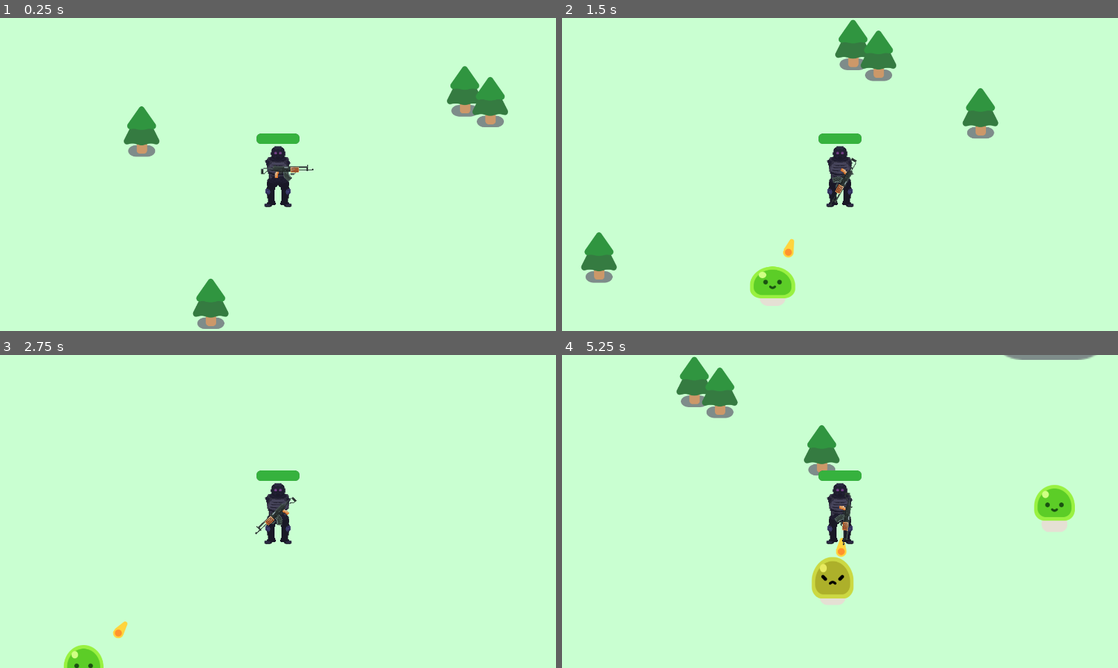
Above: before the commit, frames 1-4 (two rows, left to right).
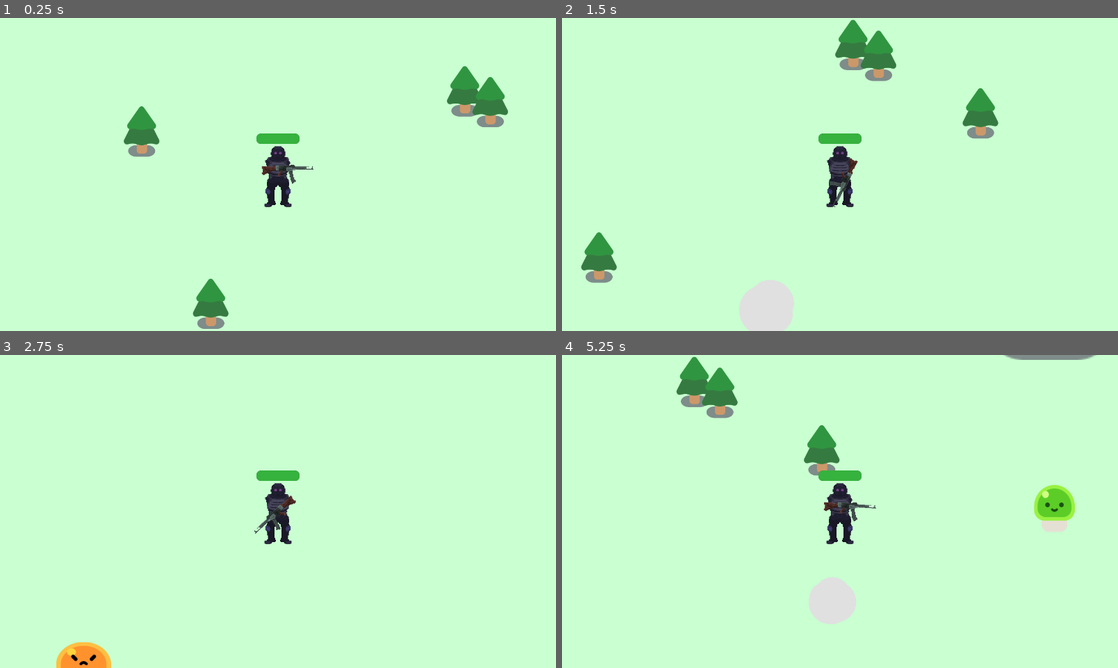
Above: after the commit, the same moments.

Repository: RuhlMirko/godot-learning
Game: Godot game, scene res://survivors_game.tscn
Two runs of this game, one before a commit and one after it. Both use one fixed random seed, a clock stepped at 60 frames per second and the inputs below.
Inputs:
- Up to frame 1 (0.25 s): no input
- Up to frame 2 (1.5 s): tap Enter at 0.5 s; hold D (move_right) 0.53-1.28 s; hold S (move_down) from 1.28 s (still down)
- Up to frame 3 (2.75 s): release S (move_down) at 2.03 s; hold D (move_right) from 2.03 s (still down)
- Up to frame 4 (5.25 s): release D (move_right) at 2.78 s; hold W (move_up) 2.78-3.53 s; hold A (move_left) 3.53-5.03 s; hold S (move_down) from 5.03 s (still down)

The runs differ from the first frame. In frame 1, 0.2% of the frame differs, in the area x 46-57%, y 46-53%; in frame 2, 1.9%, in the area x 31-54%, y 44-100%; in frame 3, 1.0%; in frame 4, 1.7%.

Commit message:
Added more sprites

Diff:
--- a/2d-project-assets/ak47.tscn
+++ b/2d-project-assets/ak47.tscn
@@ -1,7 +1,7 @@
 [gd_scene format=3 uid="uid://cgplb1rt215oy"]
 
 [ext_resource type="Script" uid="uid://bpyfw0mh6bsnv" path="res://gun.gd" id="1_cqh1c"]
-[ext_resource type="Texture2D" uid="uid://th5uwp0hnn5n" path="res://pistol/Galil.png" id="2_cqh1c"]
+[ext_resource type="Texture2D" uid="uid://bwxiv4rg6li2x" path="res://stg-44.png" id="2_cqh1c"]
 
 [sub_resource type="CircleShape2D" id="CircleShape2D_dk5gl"]
 radius = 586.14417
@@ -25,7 +25,7 @@
 
 [node name="ShootingPoint" type="Marker2D" parent="WeaponPivot/Pistol" unique_id=519952455]
 unique_name_in_owner = true
-position = Vector2(15, -3.5)
+position = Vector2(27.5, -3.5)
 
 [node name="Timer" type="Timer" parent="." unique_id=851931536]
 wait_time = 0.3
--- a/2d-project-assets/bullet.gd
+++ b/2d-project-assets/bullet.gd
@@ -1,6 +1,6 @@
 extends Area2D
 
-const BULLET_SPEED = 1000
+const BULLET_SPEED = 2000
 var travelled_distance = 0
 const MAX_RANGE = 1200
 
@@ -13,7 +13,6 @@
 		queue_free()
 
 
-
 func _on_body_entered(body: Node2D) -> void:
 	queue_free()
 	if body.has_method("take_damage"):
--- a/2d-project-assets/bullet.tscn
+++ b/2d-project-assets/bullet.tscn
@@ -13,7 +13,8 @@
 script = ExtResource("1_v8qja")
 
 [node name="Projectile" type="Sprite2D" parent="." unique_id=1316078582]
-position = Vector2(-9, -1)
+position = Vector2(-2.0000005, -1)
+scale = Vector2(0.8403848, 0.21176782)
 texture = ExtResource("2_t4vbm")
 
 [node name="CollisionShape2D" type="CollisionShape2D" parent="." unique_id=1497116792]
Binary file added: 2d-project-assets/AK-SU.png
Not shown, added: 2d-project-assets/AK-SU.png.import
Binary file added: 2d-project-assets/stg-44.png
Not shown, added: 2d-project-assets/stg-44.png.import
